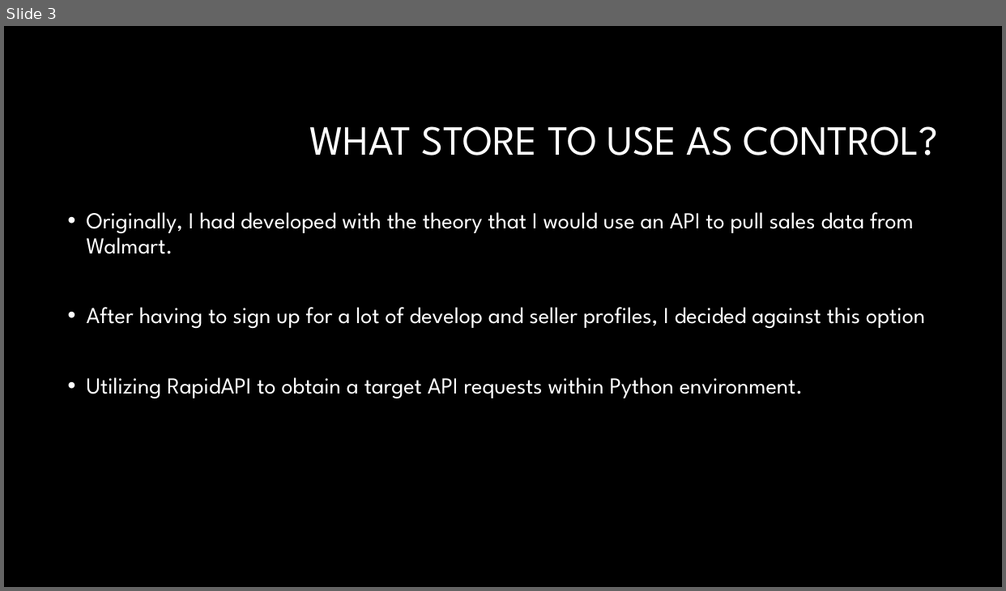
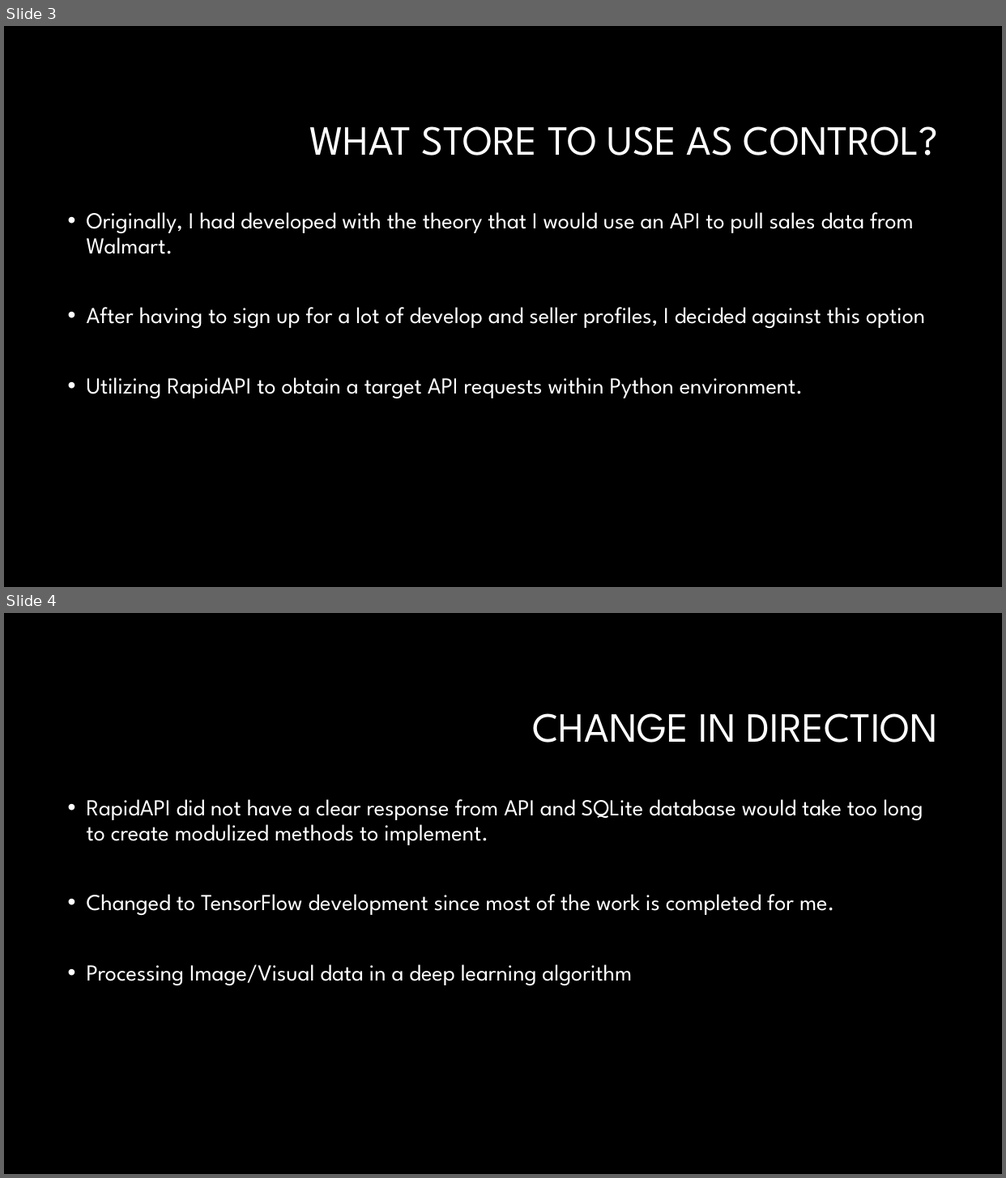
Before and after one commit to bhageneder/Hackathon2023, a slide deck: SalesPriceHackathonPresentation.pptx. Shown one above the other, each under a label of ours: slide 3 before the commit, slides 3 and 4 after it. The pictures are 1006x591 and 1006x1178 pixels, drawn with LibreOffice and Linux fonts; fonts in the diff are those of the drawing; background and template pictures are left out. Boxes give left, top, right and bottom in pixels: in the first picture for what was removed or moved away, otherwise in the second. Text is boxed around its words. In the diff, an @@ line names an element or a change of style, - is before the commit and + after.

Commit message:
Image Vizualization
Completed the modulized script to validate and process image data

```diff
--- a/SalesPriceHackathonPresentation.pptx
+++ b/SalesPriceHackathonPresentation.pptx
@@ slide 4 added at box(4, 613, 1002, 1174), background #000000 @@
@@ title added at box(533, 713, 939, 743), 40 pt, text #FFFFFF @@
+CHANGE IN DIRECTION
@@ text added at box(87, 799, 923, 986), 22 pt, text #FFFFFF @@
+• RapidAPI did not have a clear response from API and SQLite database would take too long to create modulized methods to implement.
+• Changed to TensorFlow development since most of the work is completed for me.
+• Processing Image/Visual data in a deep learning algorithm
```
Also in this commit, not shown: 1 slide changed, 1 other file.
